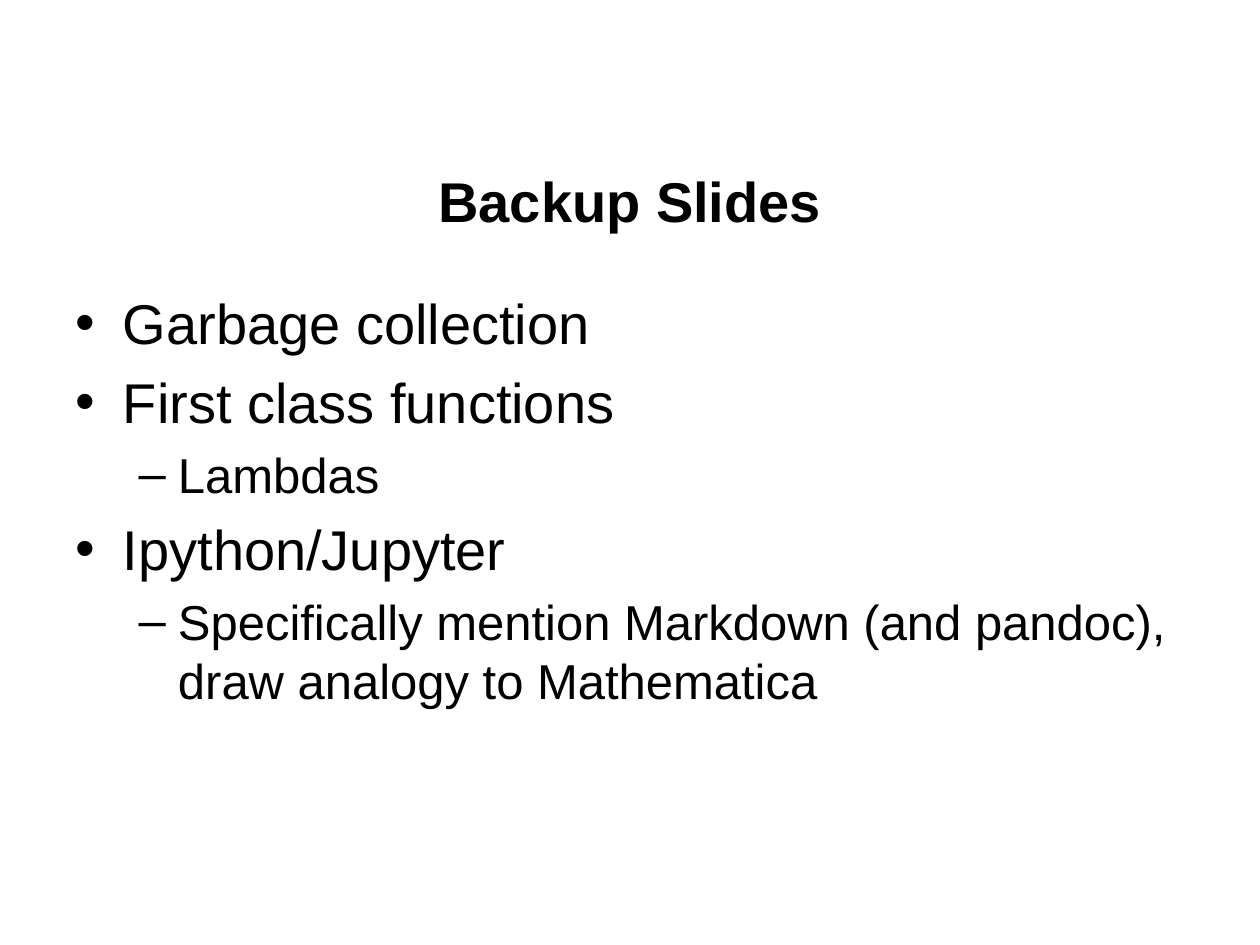
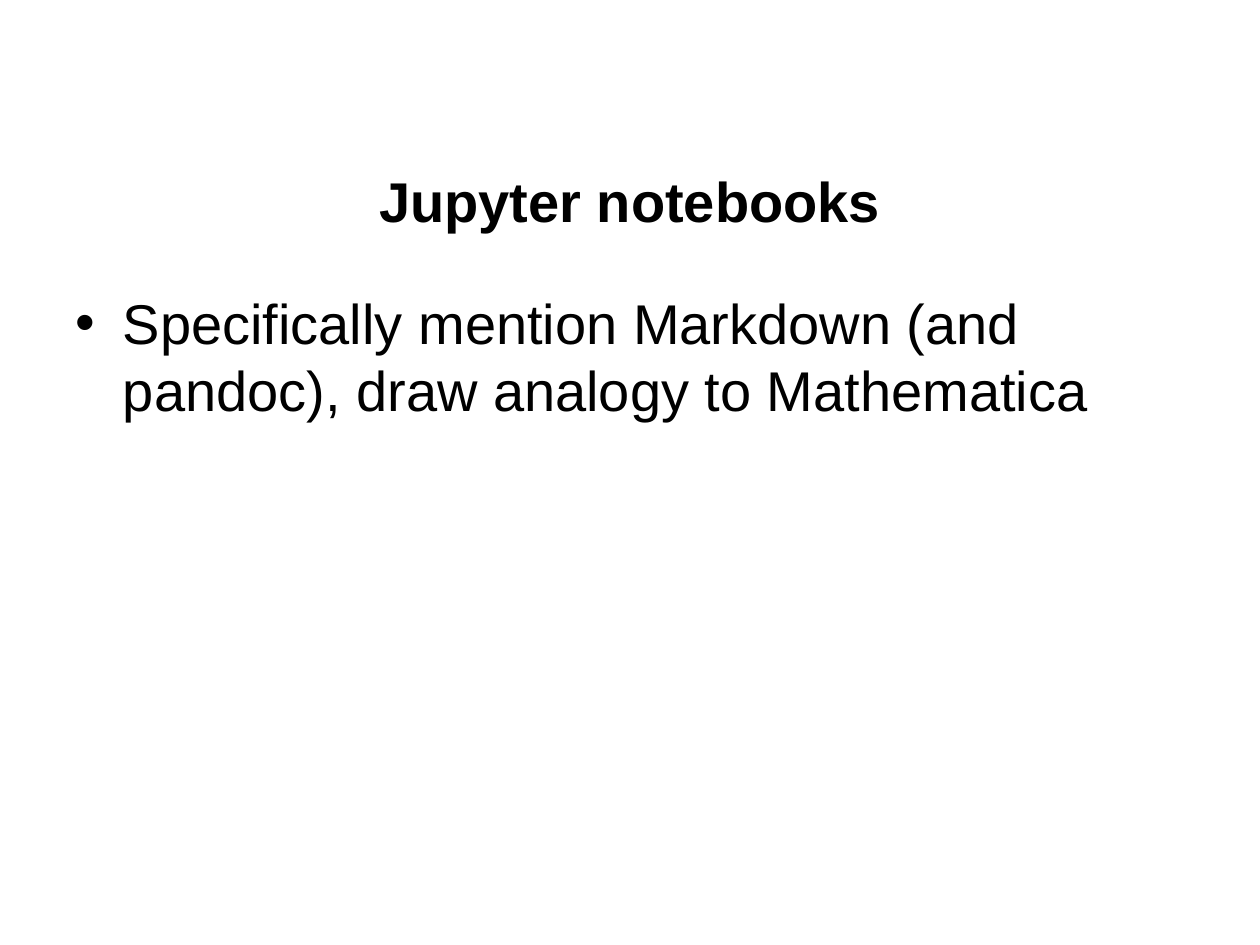
Before and after one commit to jgerity/talks, a slide deck: slide 18 of 2016/computing_workgroup/intro-to-python/intro-to-python.pptx (slide 19 before the commit). Drawn at 1260x945 pixels with LibreOffice and Linux fonts; fonts in the diff are those of the drawing; background and template pictures are left out. Boxes give left, top, right and bottom in pixels: in the first picture for what was removed or moved away, otherwise in the second. Text is boxed around its words. In the diff, an @@ line names an element or a change of style, - is before the commit and + after.

```diff
--- a/2016/computing_workgroup/intro-to-python/intro-to-python.pptx
+++ b/2016/computing_workgroup/intro-to-python/intro-to-python.pptx
@@ title at box(379, 181, 880, 233): text changed @@
-Backup Slides
+Jupyter notebooks
@@ text "Specifically mention Markdown (and pandoc), ..." at box(123, 303, 1087, 422): size 28 to 32 pt; bullet – to •; list level 2 to 1 in "Specifically mention Markdown (and pandoc), ..." @@
@@ text at box(123, 303, 614, 580): paragraphs removed @@
-• Garbage collection
-• First class functions
-  – Lambdas
-• Ipython/Jupyter
```
Also in this commit, not shown: 2 other slides changed, 5 slides added.
